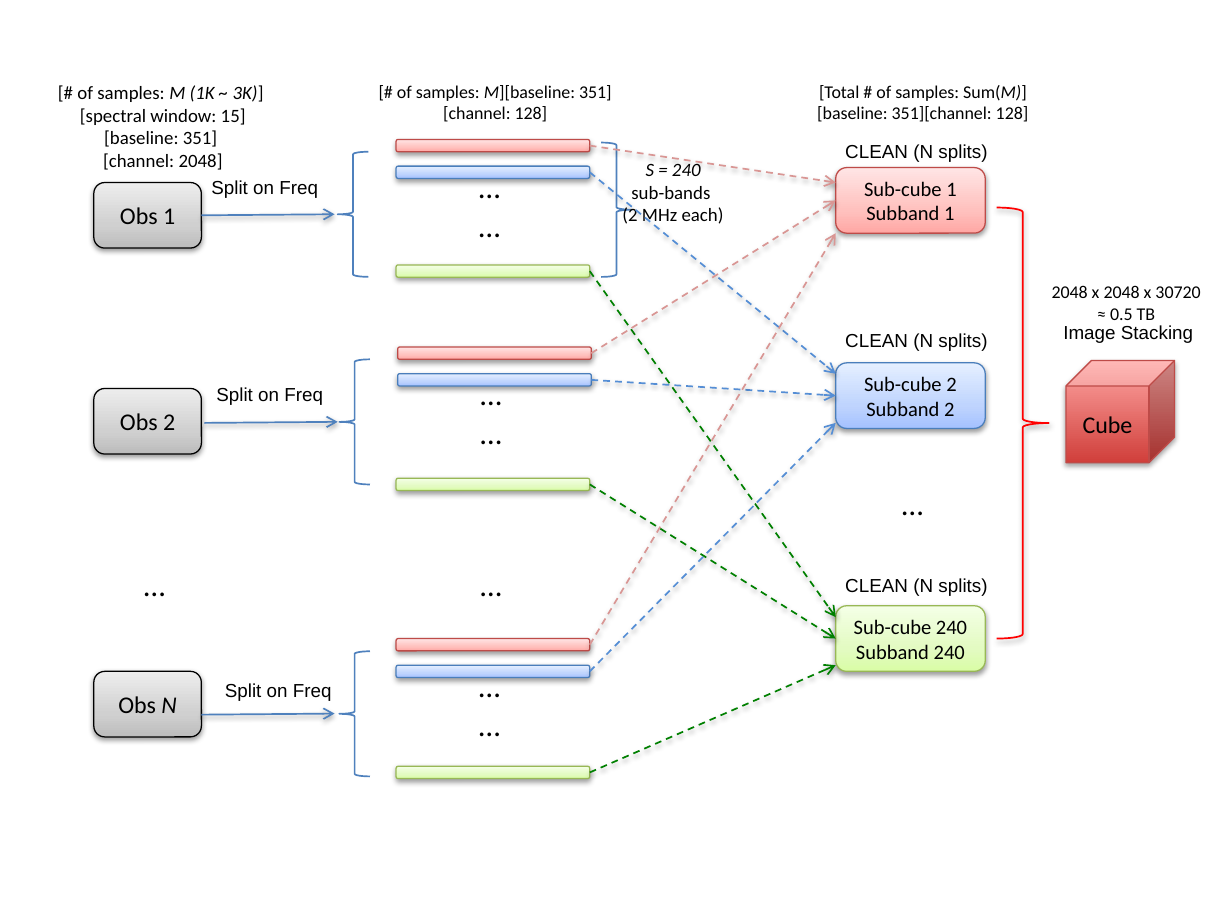
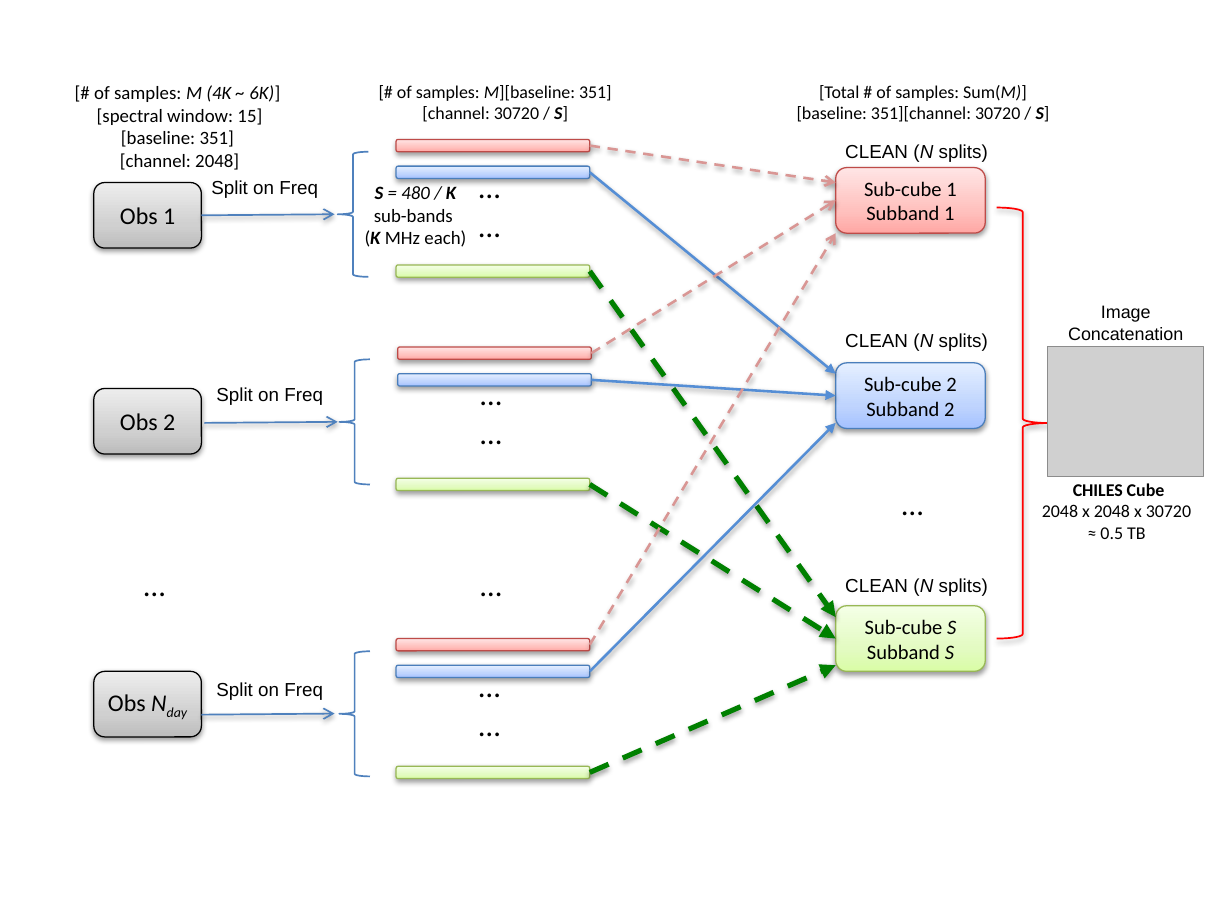
Before and after one commit to ICRAR/daliuge, a slide deck: slide 1 of docs/diagrams.pptx. Drawn at 1232x924 pixels with LibreOffice and Linux fonts; fonts in the diff are those of the drawing; grey boxes stand for pictures. Boxes give left, top, right and bottom in pixels: in the first picture for what was removed or moved away, otherwise in the second. Text is boxed around its words. In the diff, an @@ line names an element or a change of style, - is before the commit and + after.

```diff
--- a/docs/diagrams.pptx
+++ b/docs/diagrams.pptx
@@ text at box(94, 85, 280, 102): text changed @@
-[# of samples: M (1K ~ 3K)]
+[# of samples: M (4K ~ 6K)]
@@ text at box(422, 106, 568, 122): text changed @@
-[channel: 128]
+[channel: 30720 / S]
@@ text at box(797, 106, 1050, 122): text changed @@
-[baseline: 351][channel: 128]
+[baseline: 351][channel: 30720 / S]
@@ arrow (590, 145) - (835, 182): stroke #D99694 1 pt dashed to #D99694 1.5 pt dashed @@
@@ left brace removed at box(601, 143, 632, 277) @@
@@ arrow (590, 172) - (835, 373): stroke #558ED5 1 pt dashed to #558ED5 1.5 pt; arrowheads changed @@
@@ text at box(365, 186, 466, 247): text changed @@
-S = 240
-sub-bands
-(2 MHz each)
+S = 480 / K
+sub-bands
+(K MHz each)
@@ arrow (591, 354) - (835, 201): stroke #D99694 1 pt dashed to #D99694 1.5 pt dashed @@
@@ arrow (590, 644) - (835, 233): stroke #D99694 1 pt dashed to #D99694 1.5 pt dashed @@
@@ arrow (590, 271) - (835, 617): stroke #008000 1 pt dashed to #008000 3 pt dashed; arrowheads changed @@
@@ text at box(1068, 305, 1183, 340): text changed; size 11 to 10.5 pt @@
-Image Stacking
+Image Concatenation
@@ picture added at box(1047, 346, 1204, 477) @@
@@ arrow (591, 379) - (835, 395): stroke #558ED5 1 pt dashed to #558ED5 1.5 pt; arrowheads changed @@
@@ cube removed at box(1066, 361, 1174, 463) @@
-Cube
@@ arrow (590, 671) - (835, 423): stroke #558ED5 1 pt dashed to #558ED5 1.5 pt; arrowheads changed @@
@@ text "CHILES Cube": place and size @@
-text "CHILES Cube" at box(1052, 285, 1200, 320)
+text "CHILES Cube" at box(1042, 483, 1191, 539)
@@ arrow (590, 484) - (835, 638): stroke #008000 1 pt dashed to #008000 3 pt dashed; arrowheads changed @@
@@ text at box(1073, 483, 1165, 496): paragraph added @@
+CHILES Cube
@@ italic on in "(N" in 3 elements at box(845, 144, 988, 162), box(845, 333, 988, 351), box(845, 578, 988, 596) @@
@@ text in rounded rectangle at box(865, 619, 956, 659): text changed @@
-Sub-cube 240
-Subband 240
+Sub-cube S
+Subband S
@@ text "Split on Freq": place and size @@
-text "Split on Freq" at box(225, 683, 332, 701)
+text "Split on Freq" at box(216, 682, 323, 700)
@@ arrow (590, 772) - (835, 665): stroke #008000 1 pt dashed to #008000 3 pt dashed; arrowheads changed @@
@@ text in rounded rectangle at box(108, 694, 146, 711): text changed; italic on @@
-Obs N
+Obs Nday
```
Also in this commit, not shown: 2 other files.
